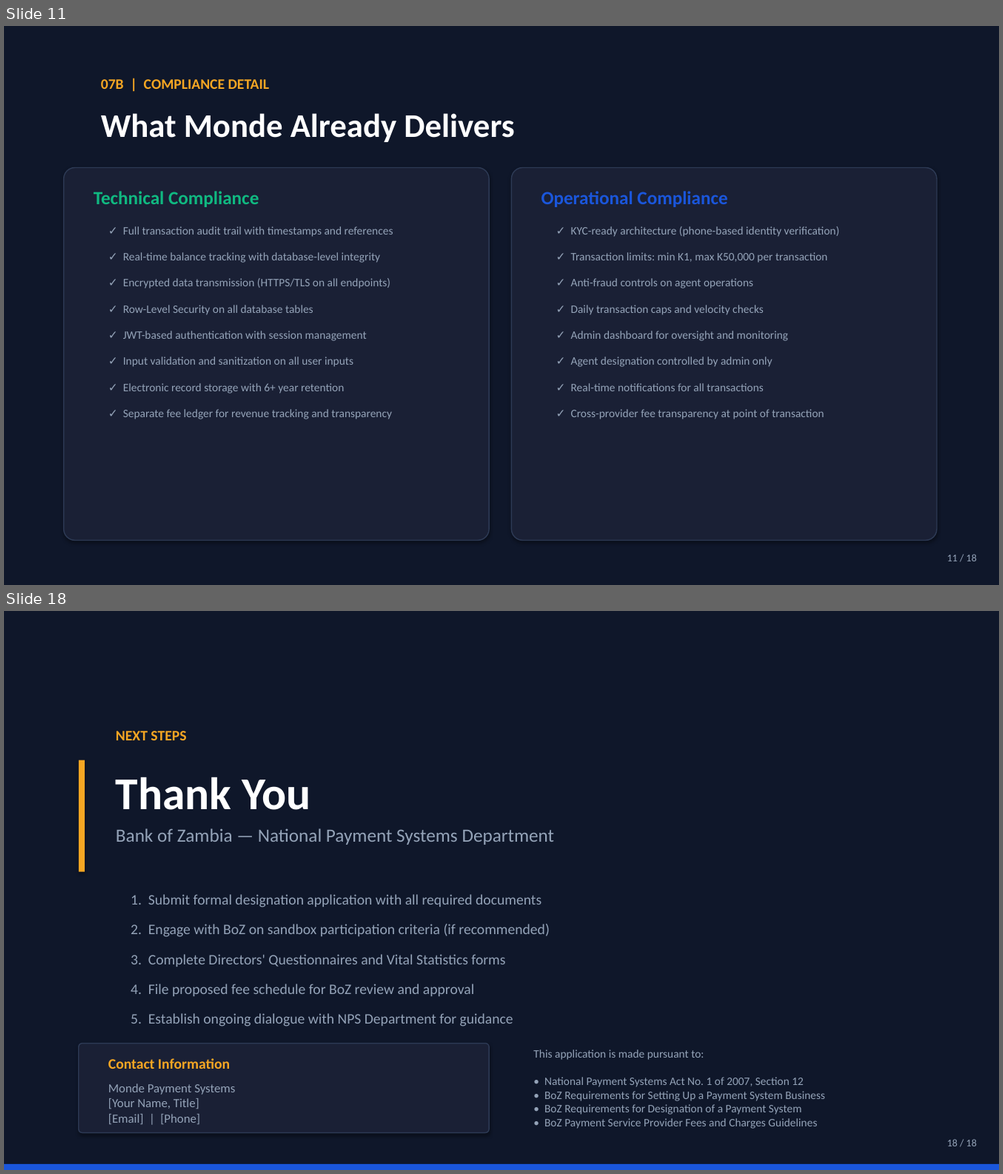
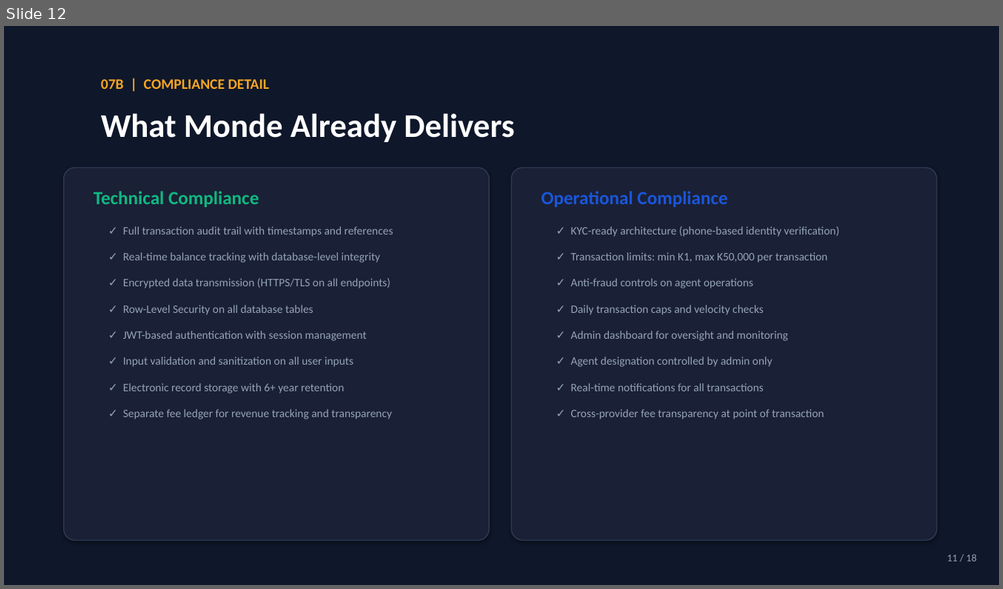
Before and after one commit to Denny-1032/Monde, a slide deck: Monde_BoZ_Presentation.pptx. Shown one above the other, each under a label of ours: slides 11 and 18 before the commit, slide 12 after it; the slides between them are not shown. The pictures are 1003x1174 and 1003x589 pixels, drawn with LibreOffice and Linux fonts; fonts in the diff are those of the drawing. Boxes give left, top, right and bottom in pixels: in the first picture for what was removed or moved away, otherwise in the second. Text is boxed around its words. In the diff, an @@ line names an element or a change of style, - is before the commit and + after.

```diff
--- a/Monde_BoZ_Presentation.pptx
+++ b/Monde_BoZ_Presentation.pptx
@@ slide 18 removed at bbox=[4, 611, 999, 1170], background #0F172A @@
@@ text removed at bbox=[116, 731, 186, 741] @@
-NEXT STEPS
@@ rectangle removed at bbox=[79, 760, 85, 872] @@
@@ text removed at bbox=[116, 777, 310, 810] @@
-Thank You
@@ text removed at bbox=[116, 829, 555, 845] @@
-Bank of Zambia — National Payment Systems Department
@@ text removed at bbox=[131, 894, 541, 908] @@
-1. Submit formal designation application with all required documents
@@ text removed at bbox=[131, 924, 549, 937] @@
-2. Engage with BoZ on sandbox participation criteria (if recommended)
@@ text removed at bbox=[131, 954, 505, 967] @@
-3. Complete Directors' Questionnaires and Vital Statistics forms
@@ text removed at bbox=[131, 984, 474, 997] @@
-4. File proposed fee schedule for BoZ review and approval
@@ text removed at bbox=[131, 1014, 513, 1027] @@
-5. Establish ongoing dialogue with NPS Department for guidance
@@ rounded rectangle removed at bbox=[79, 1044, 489, 1133] @@
@@ text removed at bbox=[533, 1050, 825, 1129] @@
-This application is made pursuant to:
-• National Payment Systems Act No. 1 of 2007, Section 12
-• BoZ Requirements for Setting Up a Payment System Business
-• BoZ Requirements for Designation of a Payment System
-• BoZ Payment Service Provider Fees and Charges Guidelines
@@ text removed at bbox=[108, 1059, 230, 1069] @@
-Contact Information
@@ text removed at bbox=[108, 1084, 235, 1125] @@
-Monde Payment Systems
-[Your Name, Title]
-[Email] | [Phone]
@@ text removed at bbox=[947, 1139, 976, 1147] @@
-18 / 18
@@ rectangle removed at bbox=[4, 1165, 999, 1170] @@
@@ what was slide 11 is now slide 12 @@
```
Also in this commit, not shown: 10 slides changed, 4 slides added, 6 other slides removed, 25 other files.
